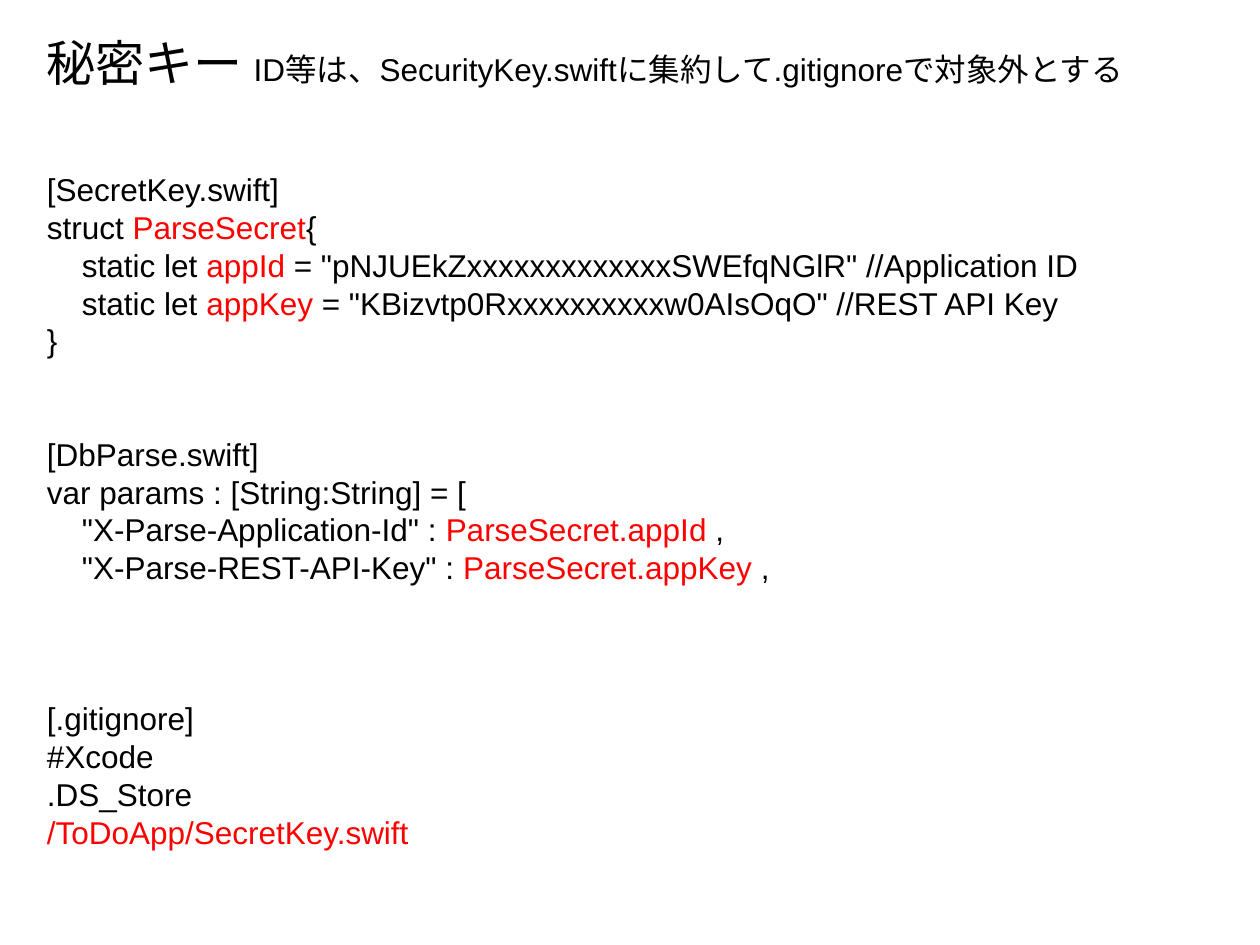
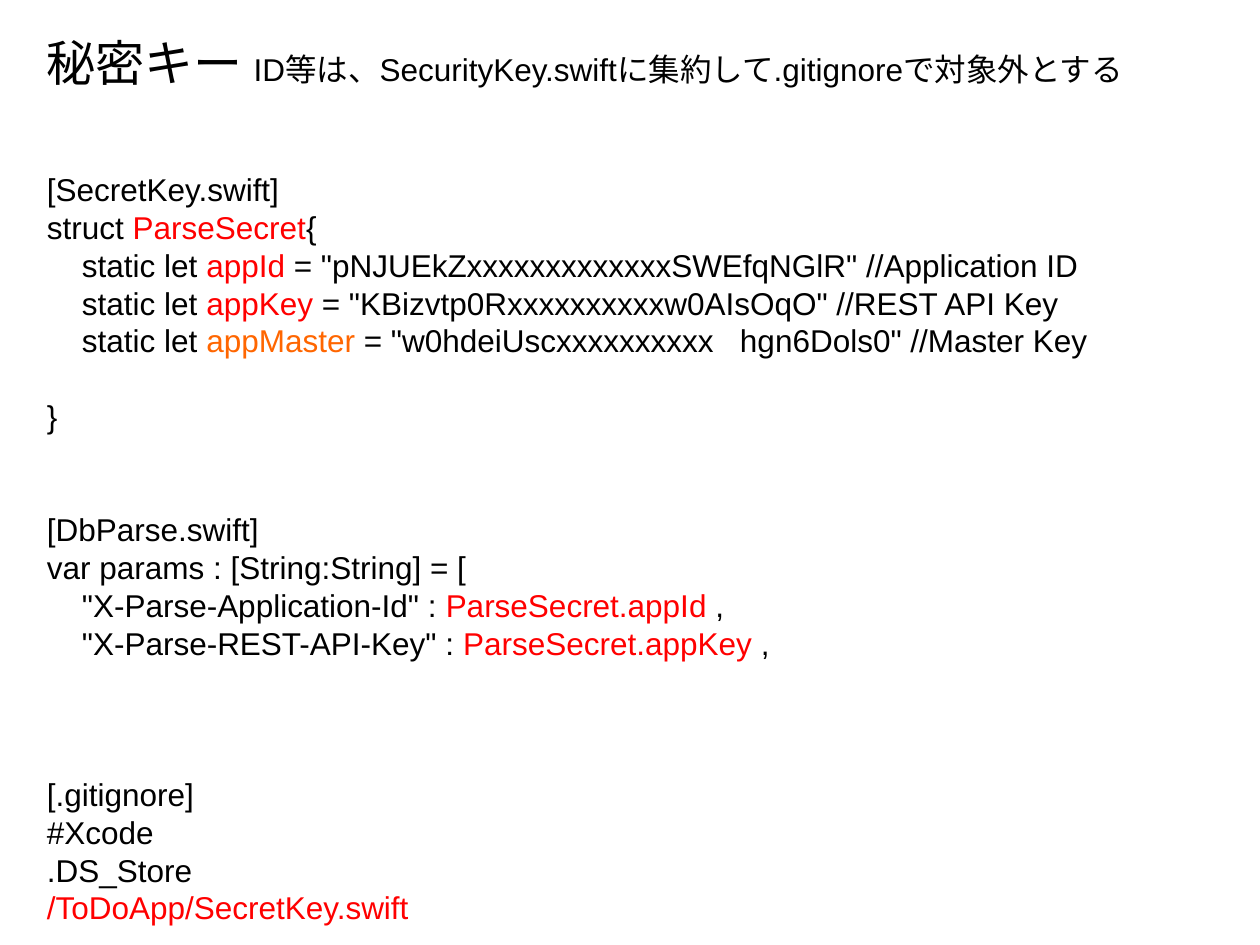
Before and after one commit to furuya02/ToDoApp, a slide deck: slide 24 of doc/ToDoApp.pptx (slide 17 before the commit). Drawn at 1260x945 pixels with LibreOffice and Linux fonts; fonts in the diff are those of the drawing. Boxes give left, top, right and bottom in pixels: in the first picture for what was removed or moved away, otherwise in the second. Text is boxed around its words. In the diff, an @@ line names an element or a change of style, - is before the commit and + after.

```diff
--- a/doc/ToDoApp.pptx
+++ b/doc/ToDoApp.pptx
@@ text at (82, 329, 1087, 358): paragraph added @@
+static let appMaster = "w0hdeiUscxxxxxxxxxx hgn6Dols0" //Master Key
```
Also in this commit, not shown: 6 other slides changed, 6 slides added, 7 slides removed.
